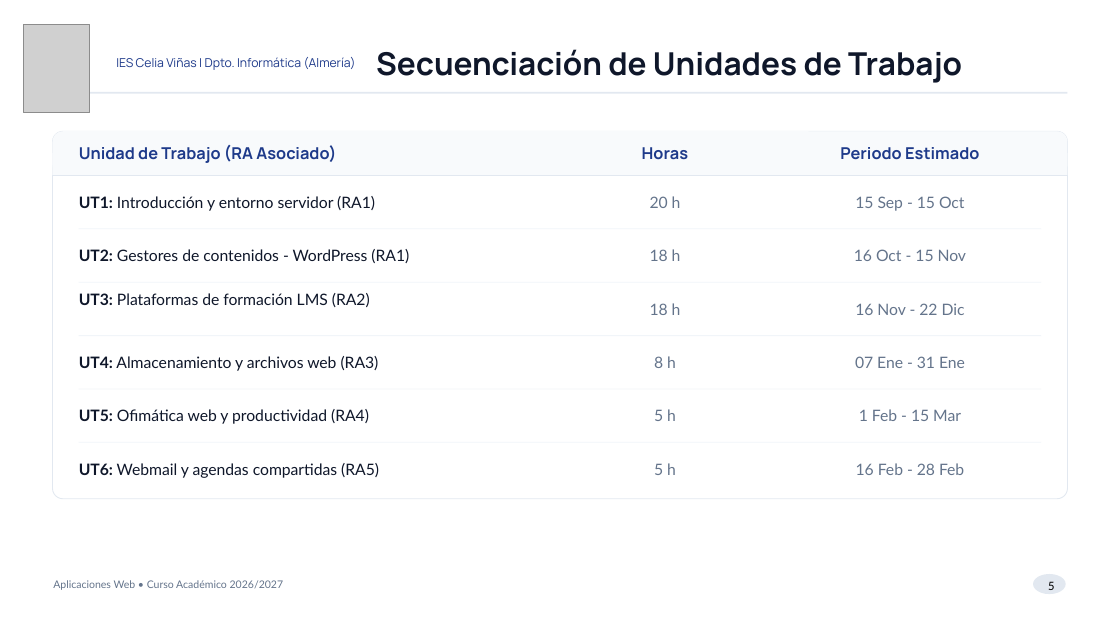
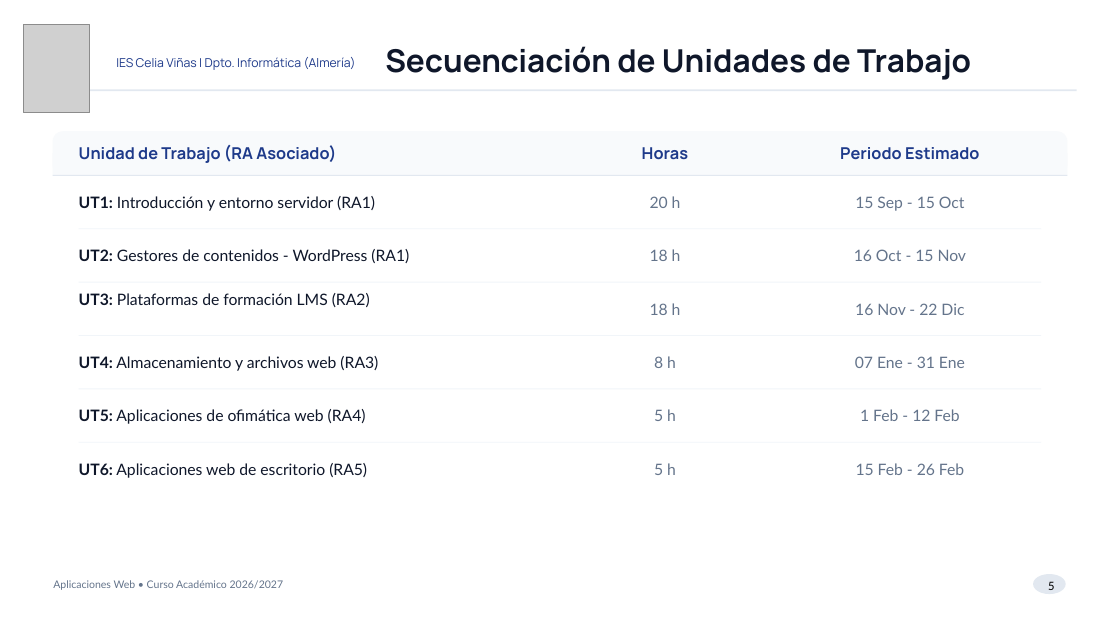
Before and after one commit to juansimonsanchez/html, a slide deck: slide 5 of apl/APL_Presentacion_26_27.pptx. Drawn at 1120x630 pixels with LibreOffice and Linux fonts; fonts in the diff are those of the drawing; grey boxes stand for pictures; background and template pictures are left out. Boxes give left, top, right and bottom in pixels: in the first picture for what was removed or moved away, otherwise in the second. Text is boxed around its words. In the diff, an @@ line names an element or a change of style, - is before the commit and + after.

```diff
--- a/apl/APL_Presentacion_26_27.pptx
+++ b/apl/APL_Presentacion_26_27.pptx
@@ text "Secuenciación de Unidades de Trabajo": place and size @@
-text "Secuenciación de Unidades de Trabajo" at (376,49,962,83)
+text "Secuenciación de Unidades de Trabajo" at (385,46,971,80)
@@ rectangle: place and size @@
-rectangle at (52,92,1067,93)
+rectangle at (61,89,1076,91)
@@ rounded rectangle removed at (52,131,1067,499) @@
@@ text at (79,409,366,424): text changed @@
-UT5: Ofimática web y productividad (RA4)
+UT5: Aplicaciones de ofimática web (RA4)
@@ text at (860,409,959,421): text changed @@
-1 Feb - 15 Mar
+1 Feb - 12 Feb
@@ text at (79,463,367,478): text changed @@
-UT6: Webmail y agendas compartidas (RA5)
+UT6: Aplicaciones web de escritorio (RA5)
@@ text at (856,463,964,475): text changed @@
-16 Feb - 28 Feb
+15 Feb - 26 Feb
```
Also in this commit, not shown: 14 other slides changed, 6 other files.
